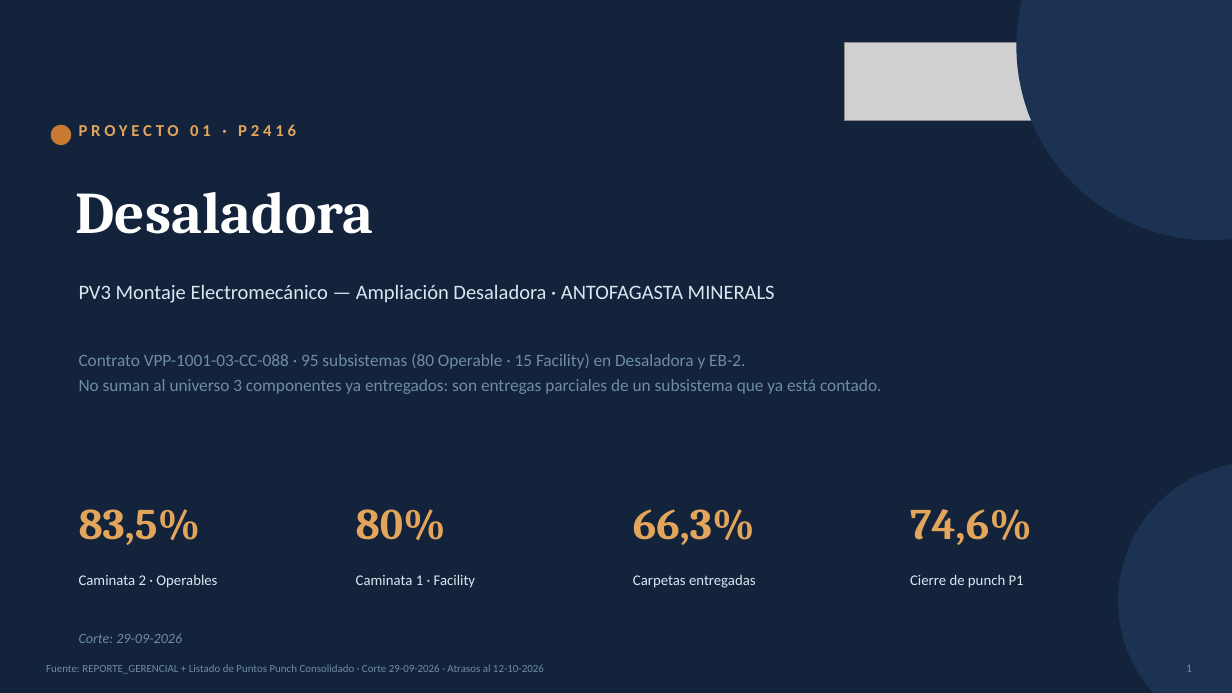
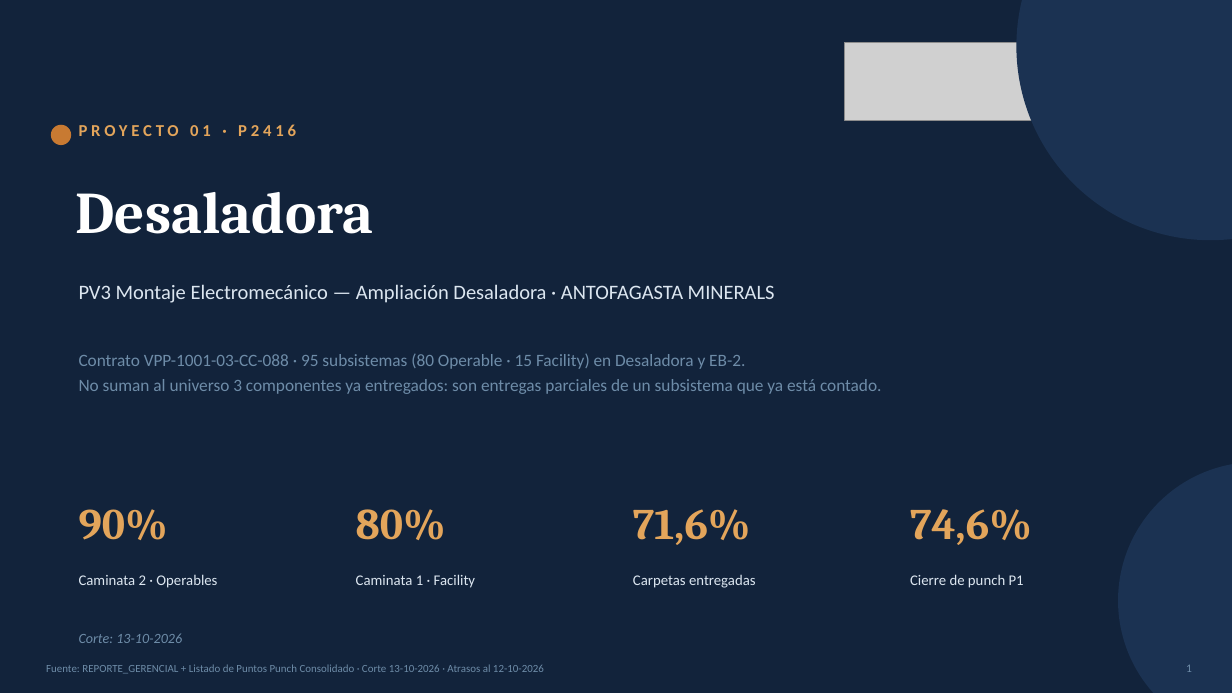
Before and after one commit to tdkvalex/Dashboard-HSEQ, a slide deck: slide 1 of panel_control_TOP_P1/Panel_Control_TOP_P1.pptx. Drawn at 1232x693 pixels with LibreOffice and Linux fonts; fonts in the diff are those of the drawing; grey boxes stand for pictures. Boxes give left, top, right and bottom in pixels: in the first picture for what was removed or moved away, otherwise in the second. Text is boxed around its words. In the diff, an @@ line names an element or a change of style, - is before the commit and + after.

```diff
--- a/panel_control_TOP_P1/Panel_Control_TOP_P1.pptx
+++ b/panel_control_TOP_P1/Panel_Control_TOP_P1.pptx
@@ text at [79,509,168,540]: text changed @@
-83,5%
+90%
@@ text at [633,509,751,545]: text changed @@
-66,3%
+71,6%
@@ text at [79,633,182,643]: text changed @@
-Corte: 29-09-2026
+Corte: 13-10-2026
@@ text at [46,664,544,674]: text changed @@
-Fuente: REPORTE_GERENCIAL + Listado de Puntos Punch Consolidado · Corte 29-09-2026 · Atrasos al 12-10-2026
+Fuente: REPORTE_GERENCIAL + Listado de Puntos Punch Consolidado · Corte 13-10-2026 · Atrasos al 12-10-2026
```
Also in this commit, not shown: 4 other slides changed, 3 other files.
